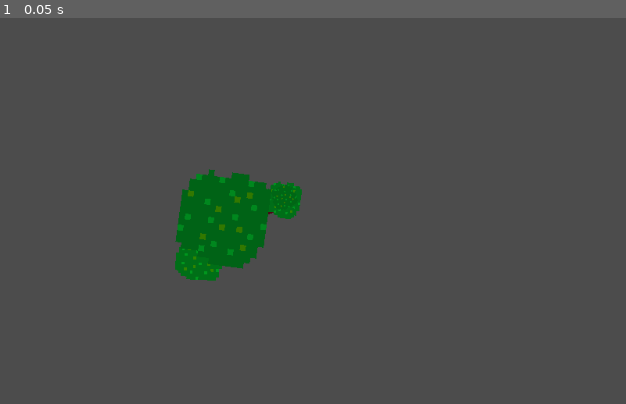
Above: before the commit, frame 1.
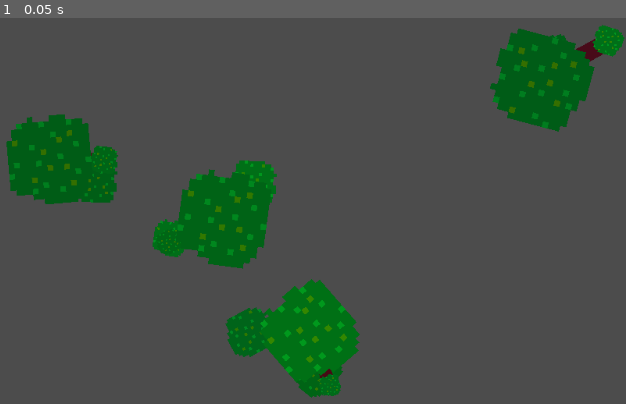
Above: after the commit, the same moment.

Repository: SametAhmetSahin/2D-Tree-Generator
Game: Godot game, scene res://World.tscn
Same seed, same stepped clock (60 frames per second), same inputs: the game is played once before the commit and once after it.
Inputs:
- Up to frame 1 (0.05 s): no input

The runs differ from the first frame. In frame 1, 12% of the frame differs, in the area x 0-100%, y 1-99%.

Commit message:
Fixed branch heads generating in absurd positions when the crown is not centered

Diff:
--- a/Tree.gd
+++ b/Tree.gd
@@ -51,10 +51,10 @@
 		var branch_head_instance = branch_head.instance()
 		var branch_position = Vector2()
 		# A branch head's position is randomized, the max_branch_spread is the reference value, the branch's position will be in that range relative to the trunk
-		branch_position.x = rand_range(global_position.x + max_branch_spread.x, global_position.x - max_branch_spread.x)
-		branch_position.y = rand_range(global_position.y + max_branch_spread.y, global_position.y - max_branch_spread.y)
+		branch_position.x = rand_range(-max_branch_spread.x, max_branch_spread.x)
+		branch_position.y = rand_range(-max_branch_spread.y, max_branch_spread.y)
 
-		branch_head_instance.global_position = branch_position
+		branch_head_instance.position = branch_position
 		branch_head_instance.z_index = i
 
 
--- a/World.tscn
+++ b/World.tscn
@@ -9,3 +9,12 @@
 zoom = Vector2( 0.5, 0.5 )
 
 [node name="Tree" parent="." instance=ExtResource( 1 )]
+
+[node name="Tree2" parent="." instance=ExtResource( 1 )]
+position = Vector2( -111.118, -38.0976 )
+
+[node name="Tree3" parent="." instance=ExtResource( 1 )]
+position = Vector2( 202.394, -90.4819 )
+
+[node name="Tree4" parent="." instance=ExtResource( 1 )]
+position = Vector2( 54.9794, 71.9223 )
